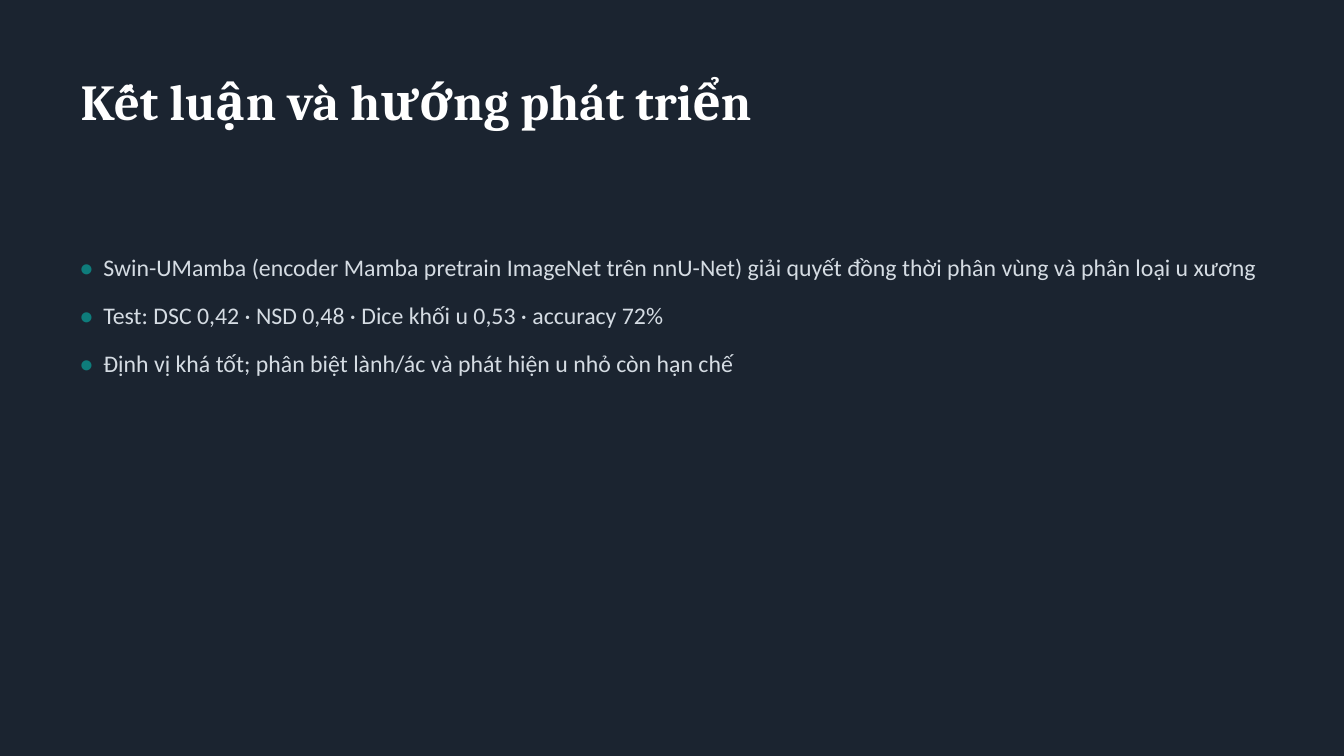
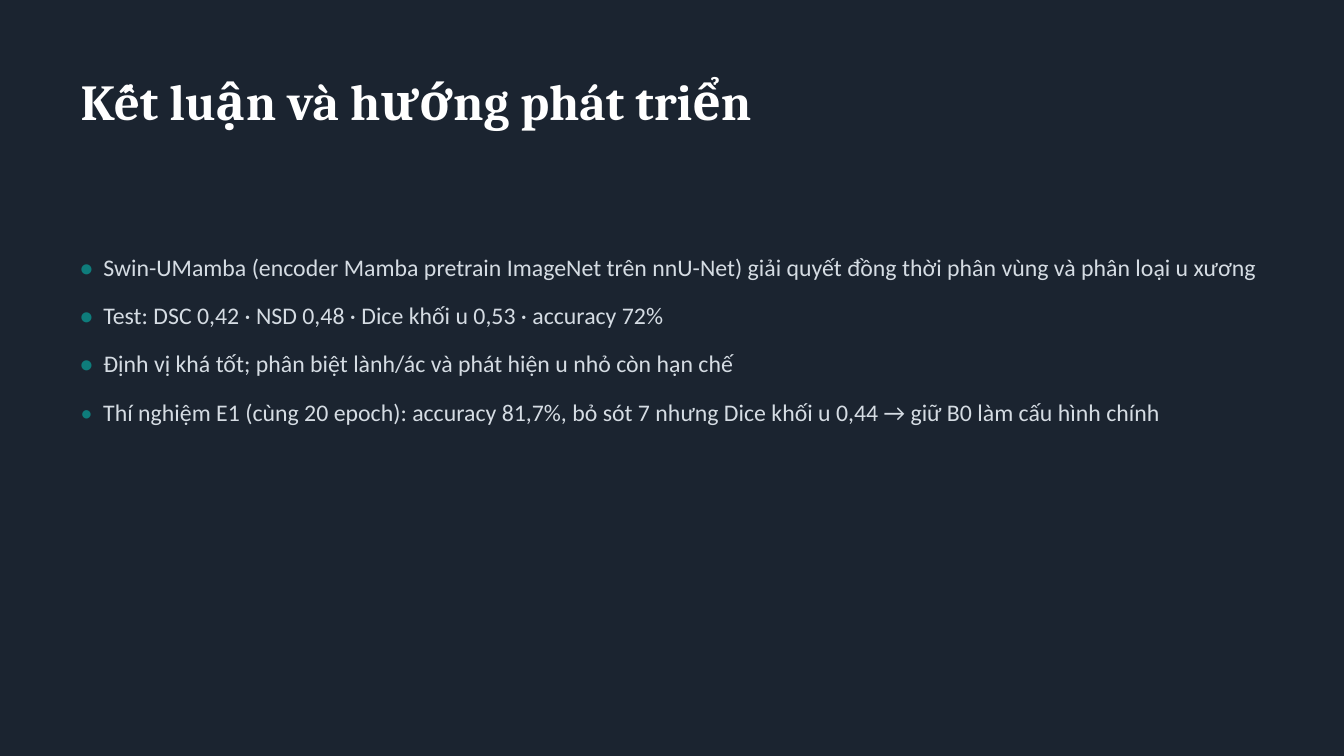
Before and after one commit to 67htb5vn/Swin-UMamba, a slide deck: slide 16 of slide.pptx (slide 17 before the commit). Drawn at 1344x756 pixels with LibreOffice and Linux fonts; fonts in the diff are those of the drawing. Boxes give left, top, right and bottom in pixels: in the first picture for what was removed or moved away, otherwise in the second. Text is boxed around its words. In the diff, an @@ line names an element or a change of style, - is before the commit and + after.

```diff
--- a/slide.pptx
+++ b/slide.pptx
@@ text at (103,403,1159,425): paragraph added @@
+• Thí nghiệm E1 (cùng 20 epoch): accuracy 81,7%, bỏ sót 7 nhưng Dice khối u 0,44 → giữ B0 làm cấu hình chính
```
Also in this commit, not shown: 6 other slides changed, 2 slides added, 3 slides removed, 9 other files.
